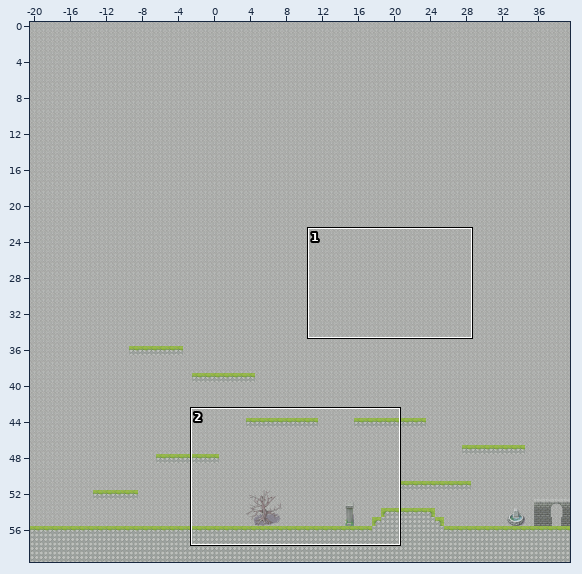
A Tiled map gets an edit: trunk/ block-walker/block-walker/assets/tmx/stage4.tmx. Above, an overview of the earlier version with the close-up marked.
Close-up. Before the commit:
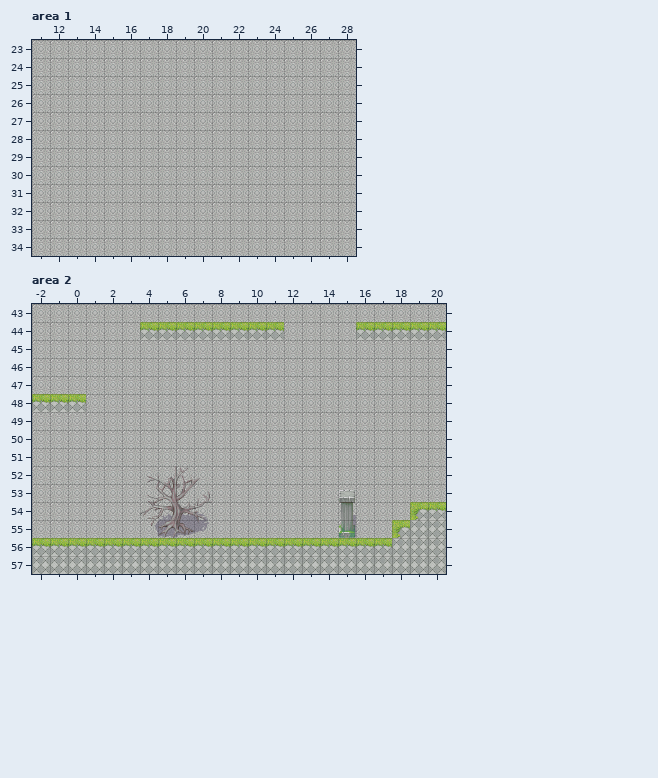
Cells are 32x32 px. Shown: area 1 x 11..28, y 23..34; area 2 x -2..20, y 43..57. The commit also changed other parts of the map, which this record leaves out. The old version is drawn lined up with the new one.
The result:
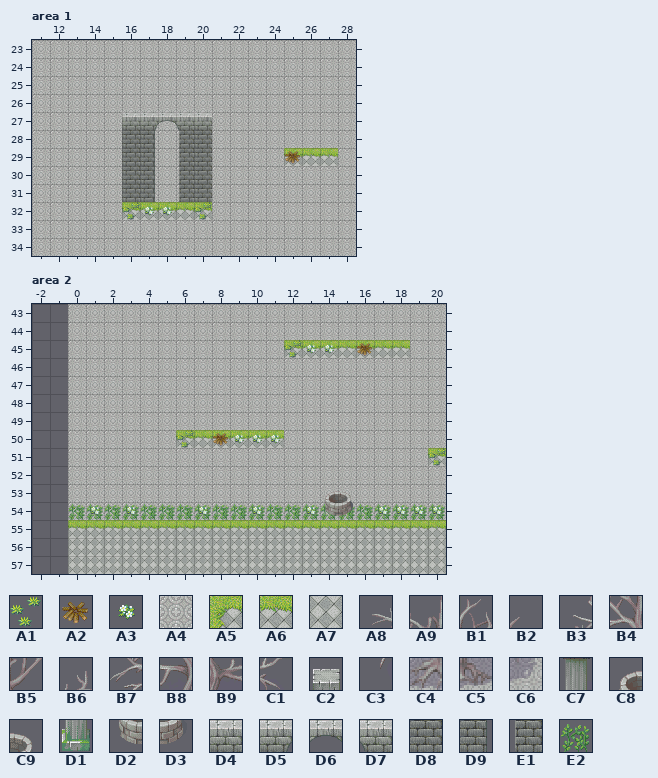
Key: from "035-Ruins01": A1 2, A2 4, A3 10, A4 25, A5 40, A6 41, A7 49, A8 84, A9 85, B1 86, B2 87, B3 92, B4 93, B5 94, B6 95, B7 100, B8 101, B9 102, C1 103, C2 106, C3 108, C4 109, C5 110, C6 111, C7 114, C8 116, C9 117, D1 122, D2 124, D3 125, D4 129, D5 133, D6 134, D7 135, D8 137, D9 141, E1 143, E2 150.
__ is an empty cell.
See-through tiles are keyed as they look on the map.
The exact change:
map size 60x60 -> 40x60 cells (old content now starts at -20,0; both pictures use the new coordinates)
Layer "Tile Layer 2", area 1:
Tile A6 is added in row 29 at x 25 to 27; in row 32 at x 16 to 20.
Tile D4 is added in row 27 at x 16 and 20.
Tile D5 is added in row 27 at x 17.
Tile D6 is added in row 27 at x 18.
Tile D7 is added in row 27 at x 19.
Tile D8 is added in rows 28 to 31 at x 16 and 20.
Tile D9 is added in rows 28 to 31 at x 17.
Tile E1 is added in rows 28 to 31 at x 19.
Layer "Tile Layer 3", area 1:
Tile A1 is added in row 32 at x 16 and 20.
Tile A2 is added in row 29 at x 25.
Tile A3 is added in row 32 at x 17 to 18.
Layer "Tile Layer 1", area 2:
The edit erases the tile that lay hidden in row 48 at x -2 to -1; in rows 56 to 57 at x -2 to -1.
The edit erases tile A4 in rows 43 to 47 at x -2 to -1; in rows 49 to 55 at x -2 to -1.
Layer "Tile Layer 2", area 2:
Tile A6 replaces tile A5 in row 55 at x 18.
Tile A6 replaces tile A7 in row 55 at x 19 to 20.
Tile A6 replaces tile C3 in row 55 at x 4.
Tile A6 replaces tile C4 in row 55 at x 5.
Tile A6 replaces tile C5 in row 55 at x 6.
Tile A6 replaces tile C6 in row 55 at x 7.
Tile A6 replaces tile D1 in row 55 at x 15.
Tile A6 is added in row 45 at x 12 to 18; in row 50 at x 6 to 11; in row 51 at x 20; in row 55 at x 0 to 3, 8 to 14 and 16 to 17.
Tile A7 replaces tile A6 in row 56 at x 0 to 17.
Tile E2 replaces tile A5 in row 54 at x 19.
Tile E2 replaces tile A6 in row 54 at x 20.
Tile E2 replaces tile B7 in row 54 at x 4.
Tile E2 replaces tile B8 in row 54 at x 5.
Tile E2 replaces tile B9 in row 54 at x 6.
Tile E2 replaces tile C1 in row 54 at x 7.
Tile E2 replaces tile C7 in row 54 at x 15.
Tile E2 is added in row 54 at x 0 to 3, 8 to 14 and 16 to 18.
The edit erases tile A6 in row 44 at x 4 to 11 and 16 to 20; in row 48 at x -2 to 0; in row 56 at x -2 to -1.
The edit erases tile A7 in row 57 at x -2 to -1.
The edit erases tile A8 in row 52 at x 4.
The edit erases tile A9 in row 52 at x 5.
The edit erases tile B1 in row 52 at x 6.
The edit erases tile B2 in row 52 at x 7.
The edit erases tile B3 in row 53 at x 4.
The edit erases tile B4 in row 53 at x 5.
The edit erases tile B5 in row 53 at x 6.
The edit erases tile B6 in row 53 at x 7.
The edit erases tile C2 in row 53 at x 15.
Layer "Tile Layer 3", area 2:
Tile A1 is added in row 45 at x 12; in row 50 at x 6; in row 51 at x 20.
Tile A2 is added in row 45 at x 16; in row 50 at x 8.
Tile A3 is added in row 45 at x 13 to 14; in row 50 at x 9 to 11; in row 54 at x 1, 3, 7, 10, 13 and 17 to 20.
Tile C8 is added in row 53 at x 14.
Tile C9 is added in row 53 at x 15.
Tile D2 is added in row 54 at x 14.
Tile D3 is added in row 54 at x 15.
